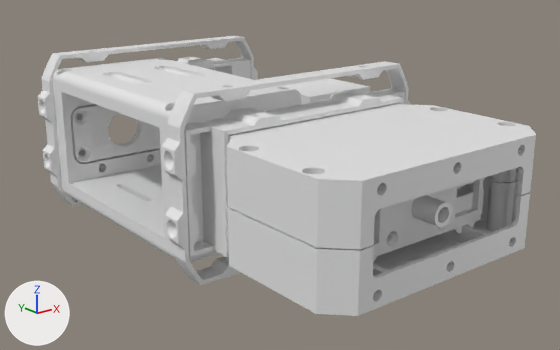
One commit to the Blender file preview.blend: the scene before it, then after it.
The view is the same before and after, from a 50 mm camera at (-225.0, -271.0, 104.0) aimed at (15.0, 28.0, -16.0). The lights are fixed; the arrows at lower left show +X, +Y and +Z. The first picture is the older version.

The first picture shows 'mirror_carrier_guide_w_focus_thread', 'mirror_flange_carrier', 'mirror_flange_carrier.001', 'mirror_stage_body_vf', 'mirror_stage_body_vf.001', 'objective_mount.001', 'optical_cage_end.001', 'optical_cage_side', 'optical_cage_side.001', 'radial_frame', 'radial_frame.001', 'rpi_hq_camera_flat_mount_flange' and 2 more.
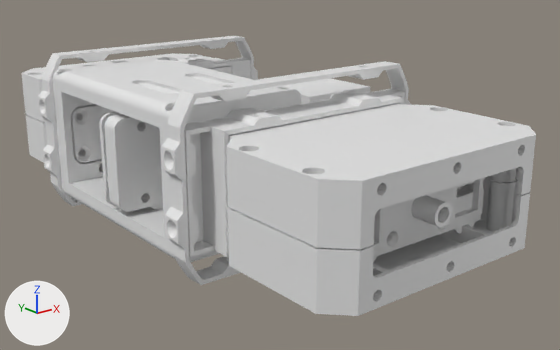
Where the change shows, as pixel boxes (x1, y1, x2, y2) in the pictures (560 x 350 px):
'optical_cage_side', moved, turned
    both: (52, 58, 302, 130)
'optical_stage_slide_mount', added
    after: (104, 114, 163, 212)
'lamp_body_lid', added
    after: (21, 53, 212, 122)
'lamp_body', added
    after: (26, 115, 47, 163)
'optical_stage_slide_back_guide', added
    after: (100, 112, 120, 204)
'lamp_stage_flange_plate', added (mostly hidden)
    after: (208, 66, 232, 74)

The edits, one by one:
Mesh me_lamp_stage_flange_plate is new.
It has 2160 vertices, 4356 faces and spans x -50.0..50.0, y -25.0..25.0, z 0.0..10.0.
Mesh me_optical_stage_slide_mount is new.
It has 1704 vertices, 3432 faces and spans x -39.0..39.0, y -25.0..25.0, z 0.0..10.0.
Mesh me_optical_stage_slide_back_guide is new.
It has 920 vertices, 1864 faces and spans x -39.0..39.0, y -22.5..22.5, z 0.0..3.0.
Mesh me_lamp_body_lid is new.
It has 3166 vertices, 6386 faces and spans x -60.0..60.0, y 0.0..58.5, z 0.0..24.8.
Mesh me_lamp_body is new.
It has 1608 vertices, 3232 faces and spans x -60.0..60.0, y 0.0..58.5, z 0.0..24.8.
Object 'optical_cage_side' (ob_optical_cage_side) moves from (-30.0, 5.0, 25.0) to (-30.0, 115.0, 25.0).
Object 'optical_cage_side' (ob_optical_cage_side) turns from (0, 0, 0) to (0, 0, 180) degrees about x, y and z.
Object 'lamp_stage_flange_plate' (ob_lamp_stage_flange_plate) is new; it shows me_lamp_stage_flange_plate.
Its location is (0.0, 120.0, 0.0).
Its rotation in degrees is (-90, 180, 0).
Object 'optical_stage_slide_mount' (ob_optical_stage_slide_mount) is new; it shows me_optical_stage_slide_mount.
Its location is (-30.0, 54.0, 0.0).
Its rotation in degrees is (-90, 0, 180).
Object 'optical_stage_slide_back_guide' (ob_optical_stage_slide_back_guide) is new; it shows me_optical_stage_slide_back_guide.
Its parent is ob_optical_stage_slide_mount.
Its location is (0.0, 0.0, -5.0).
Object 'lamp_body_lid' (ob_lamp_body_lid) is new; it shows me_lamp_body_lid.
Its location is (0.0, 130.0, 25.0).
Its rotation in degrees is (0, 180, 0).
Object 'lamp_body' (ob_lamp_body) is new; it shows me_lamp_body.
Its location is (0.0, 130.0, -25.0).
